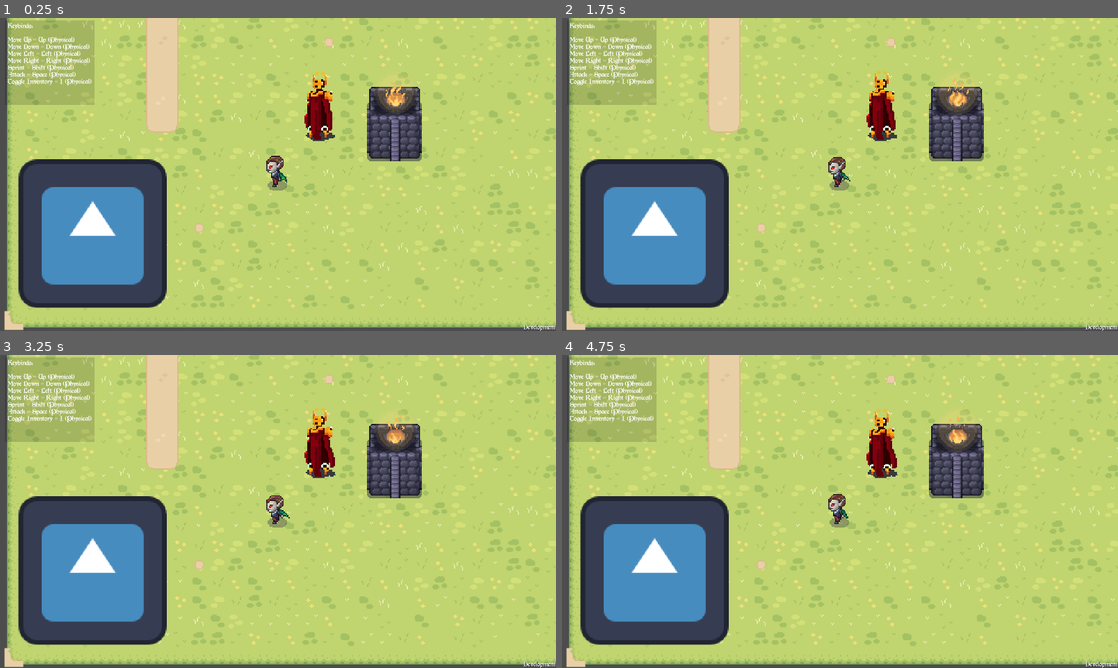
Above: before the commit, frames 1-4 (two rows, left to right).
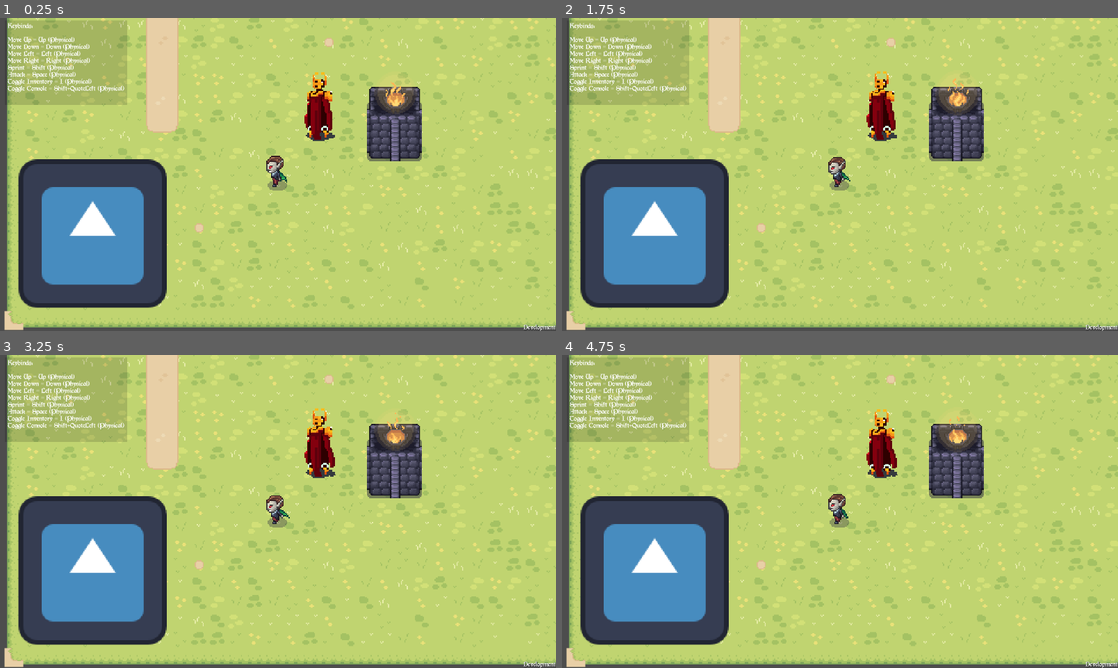
Above: after the commit, the same moments.

Repository: saenai255/godot-rpg
Game: Godot game, scene res://scenes/test_scene.tscn
The game is run twice, just before and just after one commit, with the same random seed, the same clock (stepped at 60 frames per second) and the same inputs. The engine's default icon, where the game draws it, is replaced by a stand-in: a white triangle on a blue panel in a dark square.
Inputs (mouse positions are in pixels of both pictures, inside the frame that each line leads up to):
- Up to frame 1 (0.25 s): no input
- Up to frame 2 (1.75 s): tap Enter at 0.5, 0.6 s; move the mouse to (962, 158) at 0.52 s; hold D 0.53-1.28 s; click (962, 158) at 0.67 s; move the mouse to (728, 190) at 1.27 s; tap F at 1.35 s; click (728, 190) at 1.42 s
- Up to frame 3 (3.25 s): move the mouse to (333, 442) at 2.02 s; hold D from 2.03 s (still down); tap Enter at 2.1 s; click (333, 442) at 2.17 s; move the mouse to (250, 574) at 2.77 s; tap F at 2.85 s; click (250, 574) at 2.92 s
- Up to frame 4 (4.75 s): move the mouse to (1006, 558) at 3.52 s; release D at 3.53 s; tap Enter at 3.6 s; click (1006, 558) at 3.67 s; move the mouse to (673, 464) at 4.27 s; tap F at 4.35 s; click (673, 464) at 4.42 s

The runs differ from the first frame. In frame 1, 1.7% of the frame differs, in the area x 1-23%, y 0-28%; in frame 2, 1.7%; in frame 3, 1.7%; in frame 4, 1.7%.

Commit message:
add currency and debug console

Diff:
--- a/autoloads/consts.gd
+++ b/autoloads/consts.gd
@@ -7,10 +7,6 @@
 const SMALL_STACK := 10
 const UNSTACKABLE := 1
 
-func _register_item(item: Item) -> Item:
-	items.append(item)
-	return item
-
 func _atlas_tex(src: Texture2D, region: Rect2) -> Texture2D:
 	var atlas := AtlasTexture.new()
 	atlas.atlas = src
@@ -18,63 +14,63 @@
 	return atlas
 
 
-var ITEM_PLANT_FIBER := _register_item(
-	Item.new(
-		1,
-		"Plant Fiber",
-		Item.ItemQuality.Common,
-		"Thin, flexible fibers harvested from plants, "
-		+ "ideal for crafting basic clothing or ropes.",
-		LARGE_STACK,
-		_atlas_tex(TEX_CRAFTING_MATS, Rect2(24 * 1, 24 * 9, 24, 24))
-	)
+var ITEM_PLANT_FIBER := Item.new(
+	1,
+	"Plant Fiber",
+	Item.ItemQuality.Common,
+	"Thin, flexible fibers harvested from plants, "
+	+ "ideal for crafting basic clothing or ropes.",
+	LARGE_STACK,
+	_atlas_tex(TEX_CRAFTING_MATS, Rect2(24 * 1, 24 * 9, 24, 24))
 )
 
 
-var ITEM_WOOD_LOG := _register_item(
-	Item.new(
-		2,
-		"Wood Log",
-		Item.ItemQuality.Common,
-		"A simple log gathered from trees, "
-		+ "useful for crafting basic tools and weapons.",
-		LARGE_STACK,
-		_atlas_tex(TEX_CRAFTING_MATS, Rect2(24 * 0, 0, 24, 24))
-	)
+
+var ITEM_WOOD_LOG := Item.new(
+	2,
+	"Wood Log",
+	Item.ItemQuality.Common,
+	"A simple log gathered from trees, "
+	+ "useful for crafting basic tools and weapons.",
+	LARGE_STACK,
+	_atlas_tex(TEX_CRAFTING_MATS, Rect2(24 * 0, 0, 24, 24))
 )
 
-var ITEM_ROUGH_STONE := _register_item(
-	Item.new(
-		3,
-		"Rough Stone",
-		Item.ItemQuality.Common,
-		"A rough piece of stone, commonly used to create "
-		+ "simple weapons and build fires.",
-		LARGE_STACK,
-		_atlas_tex(TEX_CRAFTING_MATS, Rect2(24 * 4, 0, 24, 24))
-	)
+
+var ITEM_ROUGH_STONE := Item.new(
+	3,
+	"Rough Stone",
+	Item.ItemQuality.Common,
+	"A rough piece of stone, commonly used to create "
+	+ "simple weapons and build fires.",
+	LARGE_STACK,
+	_atlas_tex(TEX_CRAFTING_MATS, Rect2(24 * 4, 0, 24, 24))
 )
 
-var ITEM_ROPE := _register_item(
-	Item.new(
-		4,
-		"Rope",
-		Item.ItemQuality.Uncommon,
-		"A piece of rope made out of fiber.",
-		LARGE_STACK,
-		_atlas_tex(TEX_CRAFTING_MATS, Rect2(24 * 3, 24 * 6, 24, 24))
-	)
+var ITEM_ROPE := Item.new(
+	4,
+	"Rope",
+	Item.ItemQuality.Uncommon,
+	"A piece of rope made out of fiber.",
+	LARGE_STACK,
+	_atlas_tex(TEX_CRAFTING_MATS, Rect2(24 * 3, 24 * 6, 24, 24))
 )
 
-var ITEM_STONE_SWORD := _register_item(
-	Item.new(
-		5,
-		"Stone Sword",
-		Item.ItemQuality.Uncommon,
-		"Heavy and not very sharp. Probably not the best type of sword.",
-		UNSTACKABLE,
-		preload("res://sprites/stone_sword_transparent_32x32.png"),
-	)
+
+var ITEM_STONE_SWORD := Item.new(
+	5,
+	"Stone Sword",
+	Item.ItemQuality.Uncommon,
+	"Heavy and not very sharp. Probably not the best type of sword.",
+	UNSTACKABLE,
+	preload("res://sprites/stone_sword_transparent_32x32.png"),
 )
 
-var items : Array[Item] = []
+
+var items : Array[Item] = [
+	ITEM_ROPE,
+	ITEM_WOOD_LOG,
+	ITEM_PLANT_FIBER,
+	ITEM_ROUGH_STONE,
+	ITEM_STONE_SWORD,
+]
--- a/autoloads/player_state.gd
+++ b/autoloads/player_state.gd
@@ -1,3 +1,9 @@
 extends Node
 
 var inventory := Inventory.new()
+
+var currency := 0
+signal currency_changed(int)
+func set_currency(value: int) -> void:
+	currency = value
+	currency_changed.emit(value)
--- /dev/null
+++ b/prefabs/debug_console.tscn
@@ -0,0 +1,93 @@
+[gd_scene load_steps=2 format=3 uid="uid://ibxipxoa7qw6"]
+
+[sub_resource type="GDScript" id="GDScript_u51tk"]
+script/source = "extends MarginContainer
+
+func _ready() -> void:
+	%Command.text_submitted.connect(handle_command)
+
+func handle_command(command: String) -> void:
+	print_cmd(command)
+	%Command.clear()
+	%Command.call_deferred(\"grab_focus\")
+	%Command.focus_mode = FOCUS_ALL
+
+	var parts := command.split(\" \")
+	if len(parts) == 0:
+		print_info('err: invalid command')
+		return
+
+	var ok := false
+	if parts[0] == 'add':
+		if len(parts) > 1 and parts[1] == 'currency':
+			if len(parts) > 2 and parts[2].is_valid_int():
+				var value := parts[2].to_int()
+				PlayerState.set_currency(PlayerState.currency + value)
+				print_info('currency changed')
+				ok = true
+		if len(parts) > 1 and parts[1] == 'item':
+			if len(parts) > 2 and parts[2].is_valid_int():
+				ok = true
+				var item_id := parts[2].to_int()
+				var quantity := parts[3].to_int() if len(parts) > 3 and parts[3].is_valid_int() else 1
+				var item_idx := Consts.items.find_custom(func(it: Item) -> bool:
+					return it.id == item_id
+				)
+				if item_idx != -1:
+					var item := Consts.items[item_idx]
+					PlayerState.inventory.store_item_quantity(item, quantity)
+					print_info('added item [%s] x%d' % [item.name, quantity])
+				else:
+					print_info('err: item not found')
+	elif parts[0] == 'help':
+		ok = true
+		print_info('available commands:')
+		print_info('')
+		print_info(' - help')
+		print_info(' - add currency [copper]')
+		print_info(' - add item [id] [quantity=1]')
+
+
+	if !ok:
+		print_info('err: invalid command. see commands using \"help\" command')
+
+func print_cmd(cmd: String) -> void:
+	%History.text += \"\\n > \"
+	%History.text += cmd
+	%History.scroll_vertical = %History.get_v_scroll_bar().max_value
+func print_info(text: String) -> void:
+	%History.text += \"\\n    \" + text
+	%History.scroll_vertical = %History.get_v_scroll_bar().max_value
+"
+
+[node name="DebugConsole" type="MarginContainer"]
+anchors_preset = -1
+anchor_left = 0.266
+anchor_right = 0.756
+anchor_bottom = 0.556
+offset_left = -0.720001
+offset_top = 5.0
+offset_right = -0.52002
+offset_bottom = -0.480042
+script = SubResource("GDScript_u51tk")
+
+[node name="VBoxContainer" type="VBoxContainer" parent="."]
+layout_mode = 2
+
+[node name="History" type="TextEdit" parent="VBoxContainer"]
+unique_name_in_owner = true
+layout_mode = 2
+size_flags_vertical = 3
+placeholder_text = "Command history will be here"
+context_menu_enabled = false
+shortcut_keys_enabled = false
+selecting_enabled = false
+virtual_keyboard_enabled = false
+middle_mouse_paste_enabled = false
+empty_selection_clipboard_enabled = false
+
+[node name="Command" type="LineEdit" parent="VBoxContainer"]
+unique_name_in_owner = true
+custom_minimum_size = Vector2(0, 25)
+layout_mode = 2
+placeholder_text = "Type a command here or \"help\""
--- a/prefabs/inventory_node.tscn
+++ b/prefabs/inventory_node.tscn
@@ -1,7 +1,6 @@
-[gd_scene load_steps=8 format=3 uid="uid://db1vdxvi12c80"]
+[gd_scene load_steps=6 format=3 uid="uid://db1vdxvi12c80"]
 
-[ext_resource type="FontFile" uid="uid://depje1lfv5nx8" path="res://fonts/morris-roman/MorrisRoman-Black.ttf" id="1_qlmxe"]
-[ext_resource type="FontFile" uid="uid://dhgnmjhvybfng" path="res://fonts/Arial Narrow/arialnarrow.ttf" id="2_j7qfc"]
+[ext_resource type="PackedScene" uid="uid://dg7ydggu8uw0c" path="res://prefabs/item_tooltip.tscn" id="1_qlmxe"]
 
 [sub_resource type="GDScript" id="GDScript_2yeg7"]
 script/source = "extends CanvasLayer
@@ -43,7 +42,7 @@
 
 	if Input.is_key_pressed(KEY_D):
 		PlayerState.inventory.remove_item(active_slot)
-		%Tooltip.visible = false
+		%ItemTooltip.set_item(null)
 
 func set_slot_active(active_slot_idx: int) -> void:
 	if %SlotGrid.get_child_count() == 0:
@@ -56,44 +55,32 @@
 		if slot.active:
 			var data := PlayerState.inventory.item_slots[slot_idx]
 			if data == null:
-				%Tooltip.visible = false
+				%ItemTooltip.set_item(null)
 			else:
-				var prefix := (\"%dx \" % [data.quantity]) if data.quantity > 1 else \"\"
-				%ItemName.text = prefix + data.item.name
-				#%ItemName.label_settings.color = get_quality_color(data.item.quality)
-				%Description.text = data.item.description
-				%Tooltip.visible = true
-
-func get_quality_color(quality: Item.ItemQuality) -> Color:
-		if quality == Item.ItemQuality.Junk:
-			return Color.DIM_GRAY
-		elif quality == Item.ItemQuality.Common:
-			return Color.WHITE_SMOKE
-		elif quality == Item.ItemQuality.Uncommon:
-			return Color.LIME_GREEN
-		elif quality == Item.ItemQuality.Rare:
-			return Color.ROYAL_BLUE
-		elif quality == Item.ItemQuality.Epic:
-			return Color.DARK_ORCHID
-		elif quality == Item.ItemQuality.Legendary:
-			return Color.DARK_ORANGE
-		return Color.BLACK
-
+				%ItemTooltip.set_item(data)
 "
 
-[sub_resource type="LabelSettings" id="LabelSettings_j7qfc"]
-font = ExtResource("1_qlmxe")
-font_size = 24
-font_color = Color(0.184314, 1, 0.168627, 1)
+[sub_resource type="LabelSettings" id="LabelSettings_qlmxe"]
 
-[sub_resource type="LabelSettings" id="LabelSettings_2yeg7"]
-font = ExtResource("2_j7qfc")
-font_size = 18
-font_color = Color(1, 1, 0.376471, 1)
+[sub_resource type="GDScript" id="GDScript_j7qfc"]
+script/source = "extends Label
 
-[sub_resource type="LabelSettings" id="LabelSettings_qlmxe"]
-font = ExtResource("2_j7qfc")
-font_color = Color(0, 0.768627, 1, 1)
+const MULT = 1000
+
+func _ready() -> void:
+	set_currency(PlayerState.currency)
+	PlayerState.currency_changed.connect(set_currency)
+
+func set_currency(value: int) -> void:
+	var gold := floori(value / MULT / MULT)
+	var silver := floori(value / MULT) % MULT
+	var copper := value % MULT
+	text = \"{gold}g {silver}s {copper}c\".format({
+		\"gold\": gold,
+		\"silver\": silver,
+		\"copper\": copper
+	})
+"
 
 [sub_resource type="GDScript" id="GDScript_qlmxe"]
 script/source = "extends Button
@@ -138,81 +125,33 @@
 
 [node name="HBoxContainer" type="HBoxContainer" parent="CenterContainer/MarginContainer"]
 layout_mode = 2
+size_flags_vertical = 3
 alignment = 1
 
-[node name="SlotGrid" type="GridContainer" parent="CenterContainer/MarginContainer/HBoxContainer"]
+[node name="VBoxContainer" type="VBoxContainer" parent="CenterContainer/MarginContainer/HBoxContainer"]
+layout_mode = 2
+size_flags_horizontal = 3
+
+[node name="SlotGrid" type="GridContainer" parent="CenterContainer/MarginContainer/HBoxContainer/VBoxContainer"]
 unique_name_in_owner = true
 custom_minimum_size = Vector2(100, 150)
 layout_mode = 2
 size_flags_horizontal = 3
+size_flags_vertical = 3
 columns = 4
 
-[node name="MarginContainer" type="MarginContainer" parent="CenterContainer/MarginContainer/HBoxContainer"]
-layout_mode = 2
-size_flags_horizontal = 3
-theme_override_constants/margin_left = 3
-theme_override_constants/margin_top = 3
-theme_override_constants/margin_right = 3
-theme_override_constants/margin_bottom = 3
-
-[node name="Tooltip" type="MarginContainer" parent="CenterContainer/MarginContainer/HBoxContainer/MarginContainer"]
-unique_name_in_owner = true
-custom_minimum_size = Vector2(300, 50)
+[node name="MarginContainer" type="MarginContainer" parent="CenterContainer/MarginContainer/HBoxContainer/VBoxContainer"]
 layout_mode = 2
 
-[node name="ColorRect" type="ColorRect" parent="CenterContainer/MarginContainer/HBoxContainer/MarginContainer/Tooltip"]
-visible = false
+[node name="Currency" type="Label" parent="CenterContainer/MarginContainer/HBoxContainer/VBoxContainer/MarginContainer"]
+unique_name_in_owner = true
 layout_mode = 2
-color = Color(0.219608, 0.219608, 0.219608, 0.784314)
+label_settings = SubResource("LabelSettings_qlmxe")
+script = SubResource("GDScript_j7qfc")
 
-[node name="VBoxContainer" type="VBoxContainer" parent="CenterContainer/MarginContainer/HBoxContainer/MarginContainer/Tooltip"]
+[node name="ItemTooltip" parent="CenterContainer/MarginContainer/HBoxContainer" instance=ExtResource("1_qlmxe")]
+unique_name_in_owner = true
 layout_mode = 2
-
-[node name="MarginContainer3" type="MarginContainer" parent="CenterContainer/MarginContainer/HBoxContainer/MarginContainer/Tooltip/VBoxContainer"]
-layout_mode = 2
-size_flags_vertical = 3
-theme_override_constants/margin_left = 5
-theme_override_constants/margin_top = 15
-theme_override_constants/margin_right = 5
-
-[node name="ItemName" type="Label" parent="CenterContainer/MarginContainer/HBoxContainer/MarginContainer/Tooltip/VBoxContainer/MarginContainer3"]
-unique_name_in_owner = true
-custom_minimum_size = Vector2(0, 35)
-layout_mode = 2
-size_flags_vertical = 1
-text = "Item Name"
-label_settings = SubResource("LabelSettings_j7qfc")
-
-[node name="MarginContainer" type="MarginContainer" parent="CenterContainer/MarginContainer/HBoxContainer/MarginContainer/Tooltip/VBoxContainer"]
-layout_mode = 2
-size_flags_vertical = 3
-theme_override_constants/margin_left = 5
-theme_override_constants/margin_top = 20
-theme_override_constants/margin_right = 5
-
-[node name="Description" type="Label" parent="CenterContainer/MarginContainer/HBoxContainer/MarginContainer/Tooltip/VBoxContainer/MarginContainer"]
-unique_name_in_owner = true
-custom_minimum_size = Vector2(200, 0)
-layout_mode = 2
-size_flags_vertical = 1
-text = "Some short item description goes here."
-label_settings = SubResource("LabelSettings_2yeg7")
-autowrap_mode = 3
-
-[node name="MarginContainer2" type="MarginContainer" parent="CenterContainer/MarginContainer/HBoxContainer/MarginContainer/Tooltip/VBoxContainer"]
-layout_mode = 2
-size_flags_vertical = 3
-theme_override_constants/margin_left = 5
-theme_override_constants/margin_top = 20
-theme_override_constants/margin_right = 5
-
-[node name="Description2" type="Label" parent="CenterContainer/MarginContainer/HBoxContainer/MarginContainer/Tooltip/VBoxContainer/MarginContainer2"]
-custom_minimum_size = Vector2(200, 0)
-layout_mode = 2
-text = "Options:
-  (D)elete Item"
-label_settings = SubResource("LabelSettings_qlmxe")
-autowrap_mode = 3
 
 [node name="DebugAddPlantFiber" type="Button" parent="."]
 offset_left = 861.0
--- /dev/null
+++ b/prefabs/item_tooltip.tscn
@@ -0,0 +1,136 @@
+[gd_scene load_steps=8 format=3 uid="uid://dg7ydggu8uw0c"]
+
+[ext_resource type="FontFile" uid="uid://depje1lfv5nx8" path="res://fonts/morris-roman/MorrisRoman-Black.ttf" id="1_6rs50"]
+[ext_resource type="FontFile" uid="uid://dhgnmjhvybfng" path="res://fonts/Arial Narrow/arialnarrow.ttf" id="2_ymi3x"]
+
+[sub_resource type="GDScript" id="GDScript_6rs50"]
+script/source = "extends MarginContainer
+
+func set_item(data: Inventory.ItemQuantity) -> void:
+	if data == null:
+		%Tooltip.visible = false
+		return
+
+	var prefix := (\"%dx \" % [data.quantity]) if data.quantity > 1 else \"\"
+	%ItemName.text = prefix + data.item.name
+	%ItemName.label_settings.font_color = get_quality_color(data.item.quality)
+	%Quality.label_settings.font_color = get_quality_color(data.item.quality)
+	%Quality.text = Item.ItemQuality.keys()[data.item.quality]
+	%Description.text = data.item.description
+	%Tooltip.visible = true
+
+
+func get_quality_color(quality: Item.ItemQuality) -> Color:
+		if quality == Item.ItemQuality.Junk:
+			return Color.DIM_GRAY
+		elif quality == Item.ItemQuality.Common:
+			return Color.WHITE_SMOKE
+		elif quality == Item.ItemQuality.Uncommon:
+			return Color.LIME_GREEN
+		elif quality == Item.ItemQuality.Rare:
+			return Color.ROYAL_BLUE
+		elif quality == Item.ItemQuality.Epic:
+			return Color.DARK_ORCHID
+		elif quality == Item.ItemQuality.Legendary:
+			return Color.DARK_ORANGE
+		return Color.BLACK
+
+"
+
+[sub_resource type="LabelSettings" id="LabelSettings_j7qfc"]
+font = ExtResource("1_6rs50")
+font_size = 24
+font_color = Color(0.184314, 1, 0.168627, 1)
+
+[sub_resource type="LabelSettings" id="LabelSettings_6rs50"]
+font = ExtResource("1_6rs50")
+font_size = 18
+font_color = Color(0.184314, 1, 0.168627, 1)
+
+[sub_resource type="LabelSettings" id="LabelSettings_2yeg7"]
+font = ExtResource("2_ymi3x")
+font_size = 18
+font_color = Color(1, 1, 0.376471, 1)
+
+[sub_resource type="LabelSettings" id="LabelSettings_qlmxe"]
+font = ExtResource("2_ymi3x")
+font_color = Color(0, 0.768627, 1, 1)
+
+[node name="MarginContainer" type="MarginContainer"]
+size_flags_horizontal = 3
+theme_override_constants/margin_left = 3
+theme_override_constants/margin_top = 3
+theme_override_constants/margin_right = 3
+theme_override_constants/margin_bottom = 3
+script = SubResource("GDScript_6rs50")
+
+[node name="Tooltip" type="MarginContainer" parent="."]
+unique_name_in_owner = true
+custom_minimum_size = Vector2(300, 50)
+layout_mode = 2
+
+[node name="ColorRect" type="ColorRect" parent="Tooltip"]
+visible = false
+layout_mode = 2
+color = Color(0.219608, 0.219608, 0.219608, 0.784314)
+
+[node name="VBoxContainer" type="VBoxContainer" parent="Tooltip"]
+layout_mode = 2
+
+[node name="MarginContainer3" type="MarginContainer" parent="Tooltip/VBoxContainer"]
+layout_mode = 2
+size_flags_vertical = 3
+theme_override_constants/margin_left = 5
+theme_override_constants/margin_top = 15
+theme_override_constants/margin_right = 5
+
+[node name="VBoxContainer" type="VBoxContainer" parent="Tooltip/VBoxContainer/MarginContainer3"]
+layout_mode = 2
+
+[node name="ItemName" type="Label" parent="Tooltip/VBoxContainer/MarginContainer3/VBoxContainer"]
+unique_name_in_owner = true
+custom_minimum_size = Vector2(0, 35)
+layout_mode = 2
+size_flags_vertical = 1
+text = "Item Name"
+label_settings = SubResource("LabelSettings_j7qfc")
+vertical_alignment = 2
+
+[node name="Quality" type="Label" parent="Tooltip/VBoxContainer/MarginContainer3/VBoxContainer"]
+unique_name_in_owner = true
+custom_minimum_size = Vector2(0, 35)
+layout_mode = 2
+size_flags_vertical = 1
+text = "Uncommon"
+label_settings = SubResource("LabelSettings_6rs50")
+
+[node name="MarginContainer" type="MarginContainer" parent="Tooltip/VBoxContainer"]
+layout_mode = 2
+size_flags_vertical = 3
+theme_override_constants/margin_left = 5
+theme_override_constants/margin_top = 20
+theme_override_constants/margin_right = 5
+
+[node name="Description" type="Label" parent="Tooltip/VBoxContainer/MarginContainer"]
+unique_name_in_owner = true
+custom_minimum_size = Vector2(200, 0)
+layout_mode = 2
+size_flags_vertical = 1
+text = "Some short item description goes here."
+label_settings = SubResource("LabelSettings_2yeg7")
+autowrap_mode = 3
+
+[node name="MarginContainer2" type="MarginContainer" parent="Tooltip/VBoxContainer"]
+layout_mode = 2
+size_flags_vertical = 3
+theme_override_constants/margin_left = 5
+theme_override_constants/margin_top = 20
+theme_override_constants/margin_right = 5
+
+[node name="Description2" type="Label" parent="Tooltip/VBoxContainer/MarginContainer2"]
+custom_minimum_size = Vector2(200, 0)
+layout_mode = 2
+text = "Options:
+  (D)elete Item"
+label_settings = SubResource("LabelSettings_qlmxe")
+autowrap_mode = 3
--- a/prefabs/player.tscn
+++ b/prefabs/player.tscn
@@ -14,6 +14,7 @@
 class_name Player
 
 const InventoryPrefab := preload(\"res://prefabs/inventory_node.tscn\")
+const DebugConsolePrefab := preload(\"res://prefabs/debug_console.tscn\")
 
 const SPEED := 100.0
 const RUN_SPEED_MULTIPLIER := 1.7
@@ -29,6 +30,7 @@
 var is_inventory_open := false
 
 var inventory: CanvasLayer = null
+var debug_console : Control = null
 
 func _ready() -> void:
 	$AnimatedSprite2D.play(\"idle_front\")
@@ -37,10 +39,18 @@
 	PlayerState.inventory.store_item_quantity(Consts.ITEM_WOOD_LOG, 10)
 	PlayerState.inventory.store_item(Consts.ITEM_ROPE)
 	PlayerState.inventory.store_item(Consts.ITEM_STONE_SWORD)
-	print_debug(PlayerState.inventory)
-	print_debug(ProjectSettings.get_setting(\"application/config/version\"))
+	PlayerState.set_currency(123456789)
 
 func _physics_process(_delta: float) -> void:
+	if Input.is_action_just_pressed(\"toggle_console\"):
+		if debug_console == null:
+			debug_console = DebugConsolePrefab.instantiate()
+			$CanvasLayer.add_child(debug_console)
+		else:
+			debug_console.queue_free()
+	if debug_console != null:
+		return
+
 	if Input.is_action_just_pressed(\"toggle_inventory\"):
 		is_inventory_open = !is_inventory_open
 
--- a/project.godot
+++ b/project.godot
@@ -70,6 +70,11 @@
 "events": [Object(InputEventKey,"resource_local_to_scene":false,"resource_name":"","device":-1,"window_id":0,"alt_press …(192 unchanged characters)…
 ]
 }
+toggle_console={
+"deadzone": 0.2,
+"events": [Object(InputEventKey,"resource_local_to_scene":false,"resource_name":"","device":-1,"window_id":0,"alt_pressed":false,"shift_pressed":true,"ctrl_pressed":false,"meta_pressed":false,"pressed":false,"keycode":0,"physical_keycode":96,"key_label":0,"unicode":126,"location":0,"echo":false,"script":null)
+]
+}
 
 [rendering]
 
